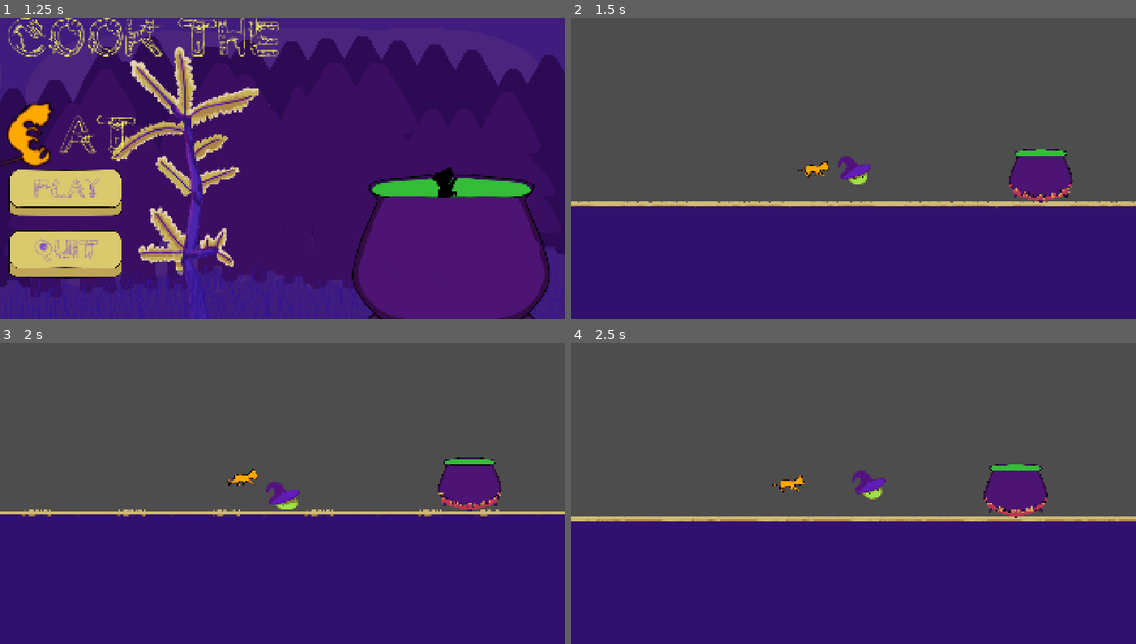
Above: before the commit, frames 1-4 (two rows, left to right).
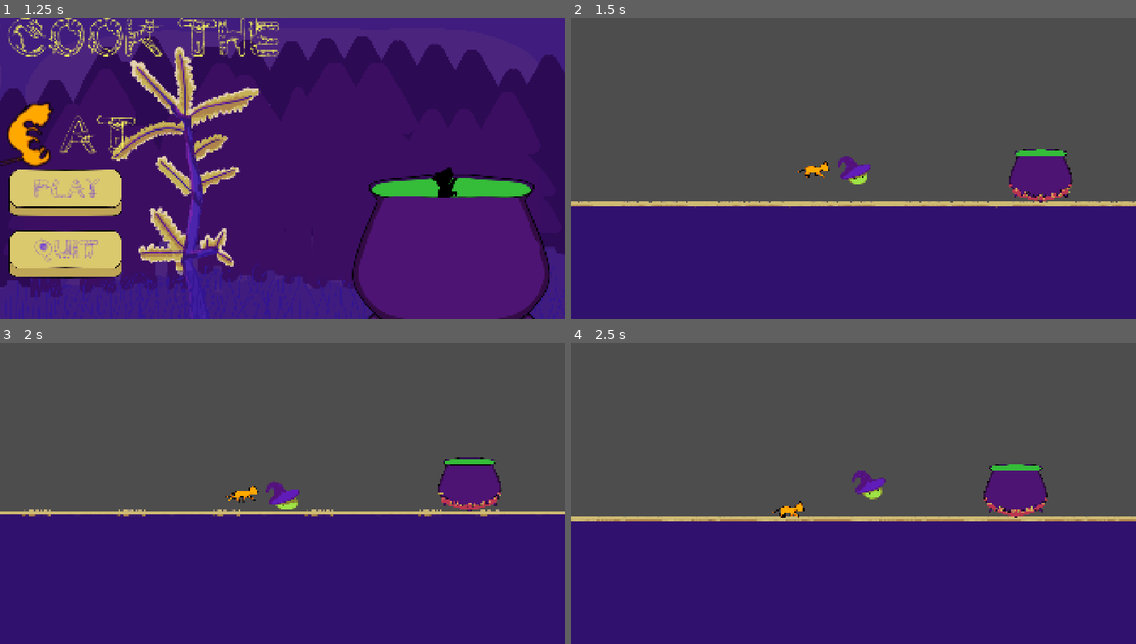
Above: after the commit, the same moments.

Repository: EternaHQ/Enchanted-Mini-Jam
Game: Godot game, scene res://Scenes/Main.tscn
Same seed, same stepped clock (60 frames per second), same inputs: the game is played once before the commit and once after it.
Inputs (mouse positions are in pixels of both pictures, inside the frame that each line leads up to):
- Up to frame 1 (1.25 s): move the mouse to (406, 153) at 0.52 s; press the mouse at (406, 153) at 0.53 s; hold Right (Right) from 0.53 s (still down); tap Space (Up) at 0.77 s
- Up to frame 2 (1.5 s): release Right (Right) at 1.25 s; release the mouse at (977, 153) at 1.25 s; click (638, 189) at 1.25 s
- Up to frame 3 (2 s): no input
- Up to frame 4 (2.5 s): move the mouse to (740, 508) at 2.02 s; hold Right (Right) from 2.03 s (still down); click (740, 508) at 2.1 s; tap Space (Up) at 2.27 s

Frame 1 is identical in both runs. In frame 2, less than 0.1% of the frame differs, in the area x 40-46%, y 47-54%; in frame 3, 0.3%, in the area x 39-46%, y 41-54%; in frame 4, 0.3%.

Commit message:
added cat gravity

Diff:
--- a/enchanted-game-jam/Scripts/cat.gd
+++ b/enchanted-game-jam/Scripts/cat.gd
@@ -11,6 +11,7 @@
 var speed: int=10
 var acceleration=100
 var movement_direction=0
+var is_grabbed: bool=false
 
 # Called when the node enters the scene tree for the first time.
 func _ready() -> void:
@@ -21,6 +22,7 @@
 	if is_running:
 		velocity.x+=movement_direction*speed
 		move_and_slide()
+
 	if is_flying:
 		velocity.y += gravity * delta
 		move_and_slide()
@@ -29,10 +31,13 @@
 			velocity = Vector2.ZERO
 			landed()
 
+	if not is_on_floor() and !is_grabbed :
+		velocity.y += gravity * delta
 
 func get_grabbed() -> bool:
 
 	is_running = false
+	is_grabbed=true
 	animated_sprite.play("grabbed")
 	collision_shape.set_deferred("disabled", true)
 	grab_area.set_deferred("monitorable", false)
